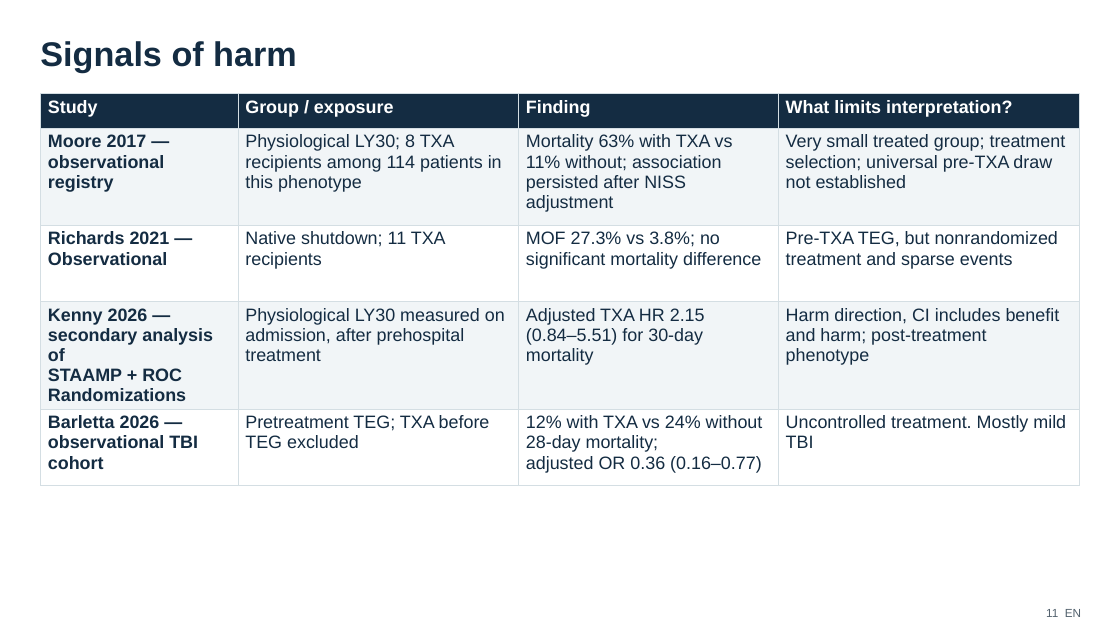
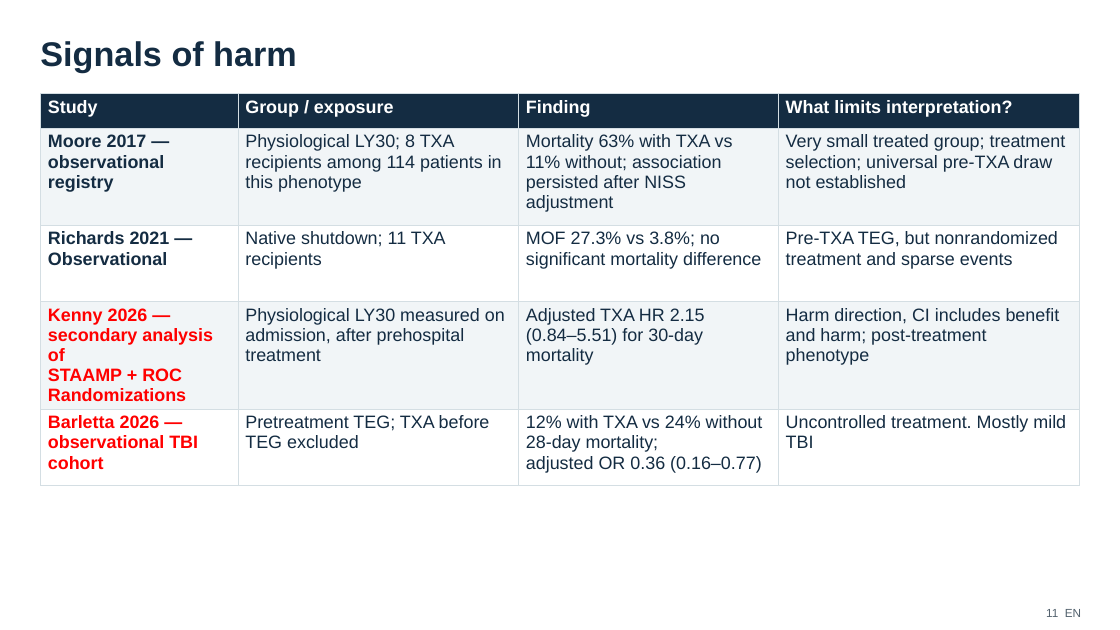
Before and after one commit to cryanking/cryanking.github.io, a slide deck: slide 27 of lectures/tark/TXA_Trauma_English_Turkish.pptx. Drawn at 1120x630 pixels with LibreOffice and Linux fonts; fonts in the diff are those of the drawing. Boxes give left, top, right and bottom in pixels: in the first picture for what was removed or moved away, otherwise in the second. Text is boxed around its words. In the diff, an @@ line names an element or a change of style, - is before the commit and + after.

```diff
--- a/lectures/tark/TXA_Trauma_English_Turkish.pptx
+++ b/lectures/tark/TXA_Trauma_English_Turkish.pptx
@@ table at (40, 93, 1080, 492) @@
@@ text colour #142C42 to #FF0000 in "Kenny 2026 —", "secondary analysis of", "STAAMP + ROC", "Randomizations" and 3 more places @@
```
Also in this commit, not shown: 14 other slides changed, 1 slide added.
